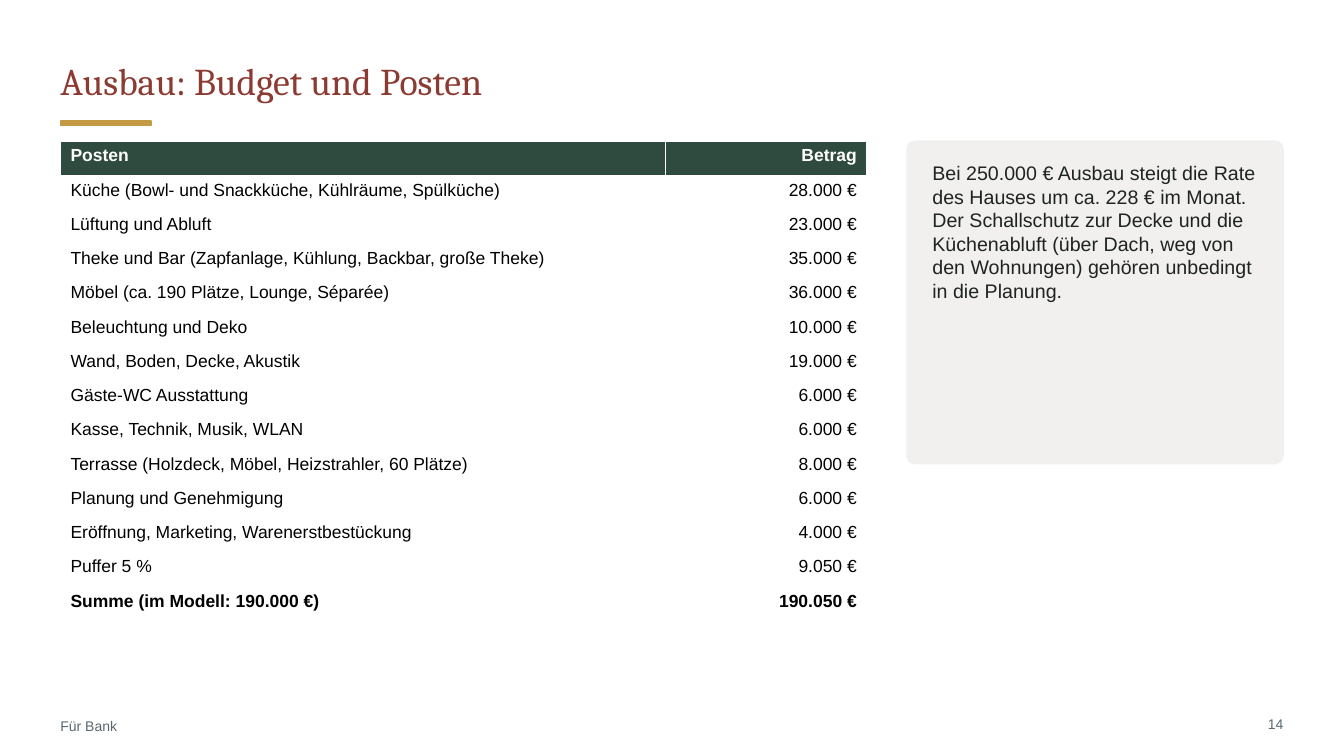
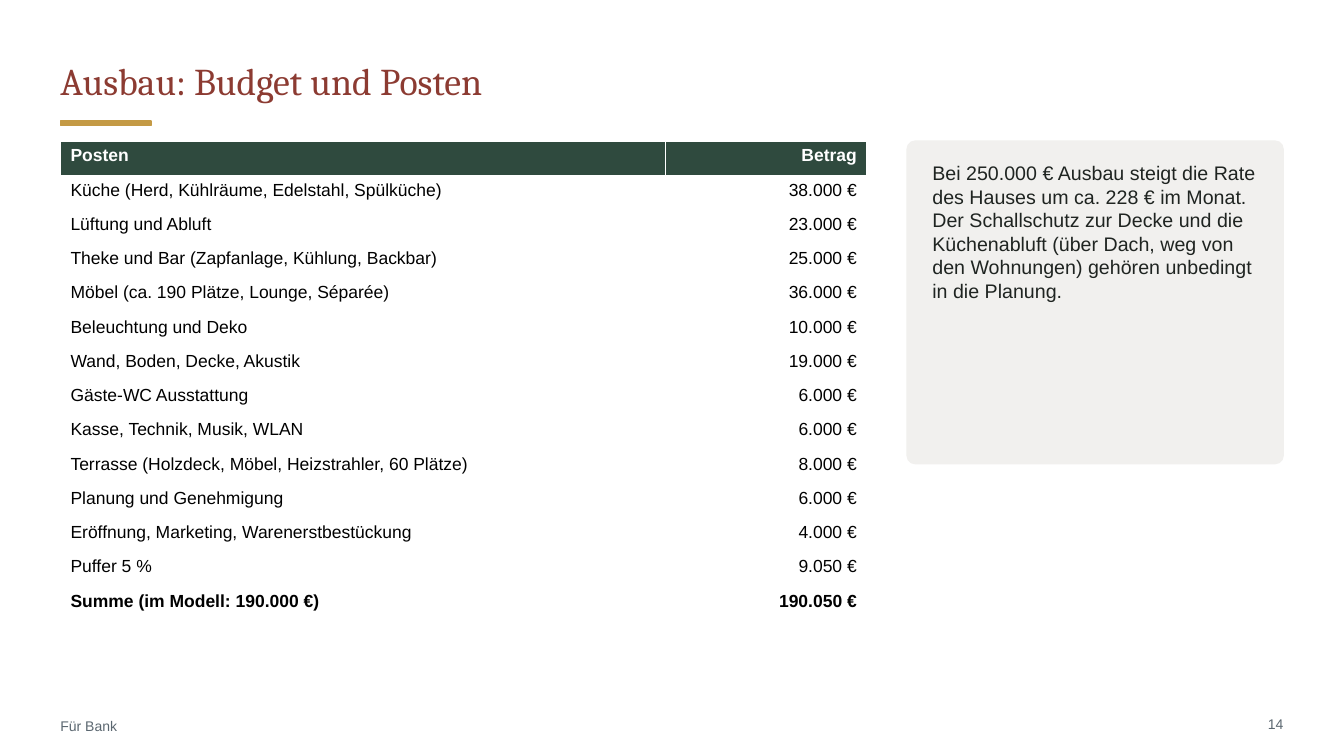
Before and after one commit to CartoonUsername/bau-projekt, a slide deck: slide 14 of praesentation/Neue-Mitte-Werlte_Baufeld3_Gastro-Konzept.pptx. Drawn at 1344x756 pixels with LibreOffice and Linux fonts; fonts in the diff are those of the drawing. Boxes give left, top, right and bottom in pixels: in the first picture for what was removed or moved away, otherwise in the second. Text is boxed around its words. In the diff, an @@ line names an element or a change of style, - is before the commit and + after.

```diff
--- a/praesentation/Neue-Mitte-Werlte_Baufeld3_Gastro-Konzept.pptx
+++ b/praesentation/Neue-Mitte-Werlte_Baufeld3_Gastro-Konzept.pptx
@@ table at (x1=60, y1=141, x2=867, y2=615) @@
-row 2, column 1: Küche (Bowl- und Snackküche, Kühlräume, Spülküche)
+row 2, column 1: Küche (Herd, Kühlräume, Edelstahl, Spülküche)
-row 2, column 2: 28.000 €
+row 2, column 2: 38.000 €
-row 4, column 1: Theke und Bar (Zapfanlage, Kühlung, Backbar, große Theke)
+row 4, column 1: Theke und Bar (Zapfanlage, Kühlung, Backbar)
-row 4, column 2: 35.000 €
+row 4, column 2: 25.000 €
```
Also in this commit, not shown: 12 other slides changed, 9 other files.
